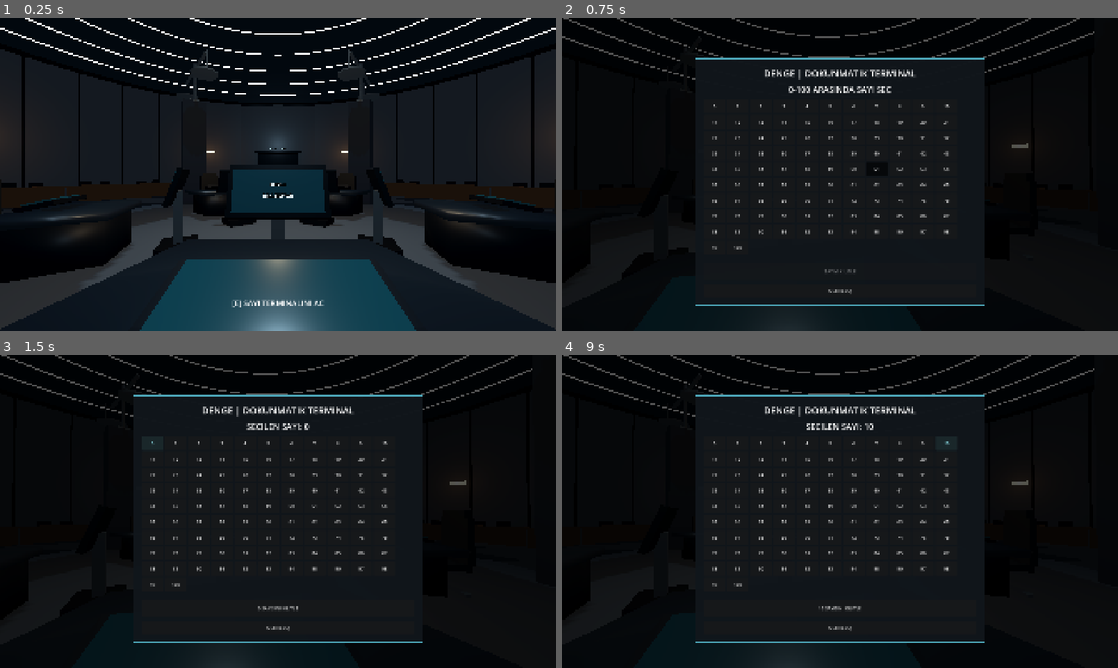
Above: before the commit, frames 1-4 (two rows, left to right).
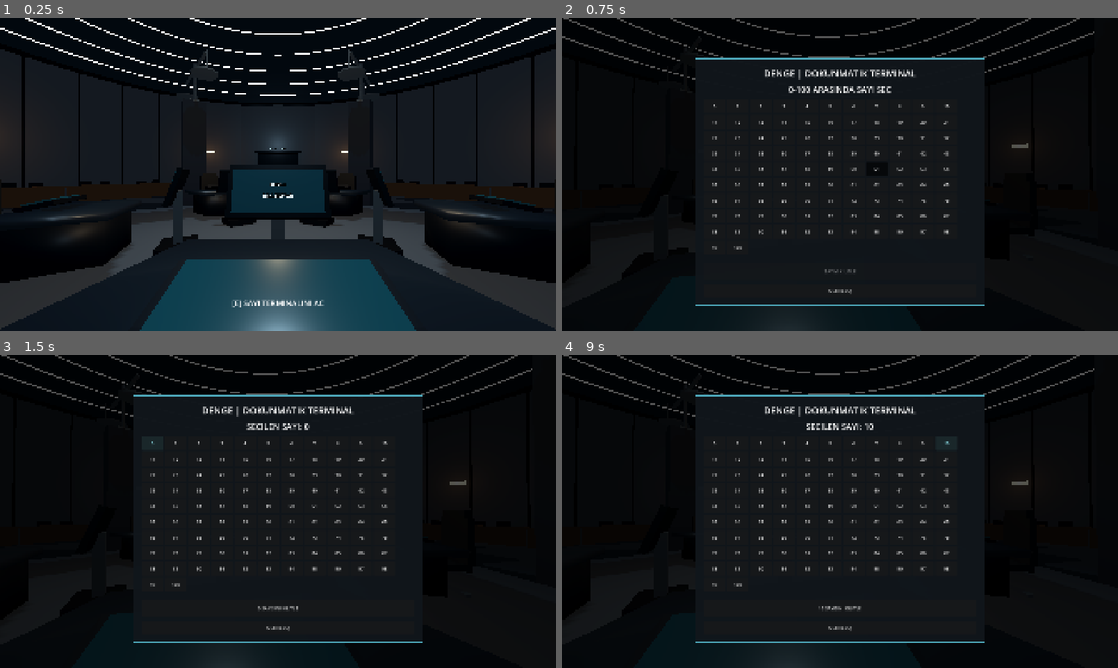
Above: after the commit, the same moments.

Repository: SerkanAydin06/DENGE
Game: Godot game, scene res://scenes/game_room.tscn
Same seed, same stepped clock (60 frames per second), same inputs: the game is played once before the commit and once after it.
Inputs (mouse positions are in pixels of both pictures, inside the frame that each line leads up to):
- Up to frame 1 (0.25 s): no input
- Up to frame 2 (0.75 s): tap Enter at 0.5 s; move the mouse to (867, 174) at 0.52 s; tap E at 0.6 s; click (867, 174) at 0.67 s
- Up to frame 3 (1.5 s): click "0" at 1.25 s
- Up to frame 4 (9 s): click "1" at 2 s; click "2" at 2.75 s; click "3" at 3.5 s; click "4" at 4.25 s; click "5" at 5 s; click "6" at 5.75 s; click "7" at 6.5 s; click "8" at 7.25 s; click "9" at 8 s; click "10" at 8.75 s

The runs differ from the first frame. In frame 1, 0.2% of the frame differs, in the area x 15-85%, y 59-86%; in frame 2, less than 0.1%; in frame 3, less than 0.1%; in frame 4, less than 0.1%.

Commit message:
Change three-tier center platform to aligned regular pentagon

Diff:
--- a/scenes/center_platform.tscn
+++ b/scenes/center_platform.tscn
@@ -7,28 +7,29 @@
 top_radius = 9.287598
 bottom_radius = 9.287598
 height = 0.25
-radial_segments = 8
+radial_segments = 5
 
 [sub_resource type="CylinderMesh" id="TopStepMesh"]
 top_radius = 8.2890625
 bottom_radius = 8.2890625
 height = 0.35
-radial_segments = 8
+radial_segments = 5
 
 [sub_resource type="CylinderMesh" id="SurfaceMesh"]
 top_radius = 7.005371
 bottom_radius = 7.005371
 height = 0.06
-radial_segments = 8
+radial_segments = 5
 
 [node name="CenterPlatform" type="Node3D" unique_id=309557848]
+rotation_degrees = Vector3(0, 36, 0)
 
-[node name="LowerOctagon" type="MeshInstance3D" parent="." unique_id=1293542548]
+[node name="LowerPentagon" type="MeshInstance3D" parent="." unique_id=1293542548]
 transform = Transform3D(1, 0, 0, 0, 1, 0, 0, 0, 1, 0, 0.125, 0)
 material_override = ExtResource("2_dark")
 mesh = SubResource("BaseMesh")
 
-[node name="UpperOctagon" type="MeshInstance3D" parent="." unique_id=993773964]
+[node name="UpperPentagon" type="MeshInstance3D" parent="." unique_id=993773964]
 transform = Transform3D(1, 0, 0, 0, 1, 0, 0, 0, 1, 0, 0.375, 0)
 material_override = ExtResource("1_concrete")
 mesh = SubResource("TopStepMesh")
